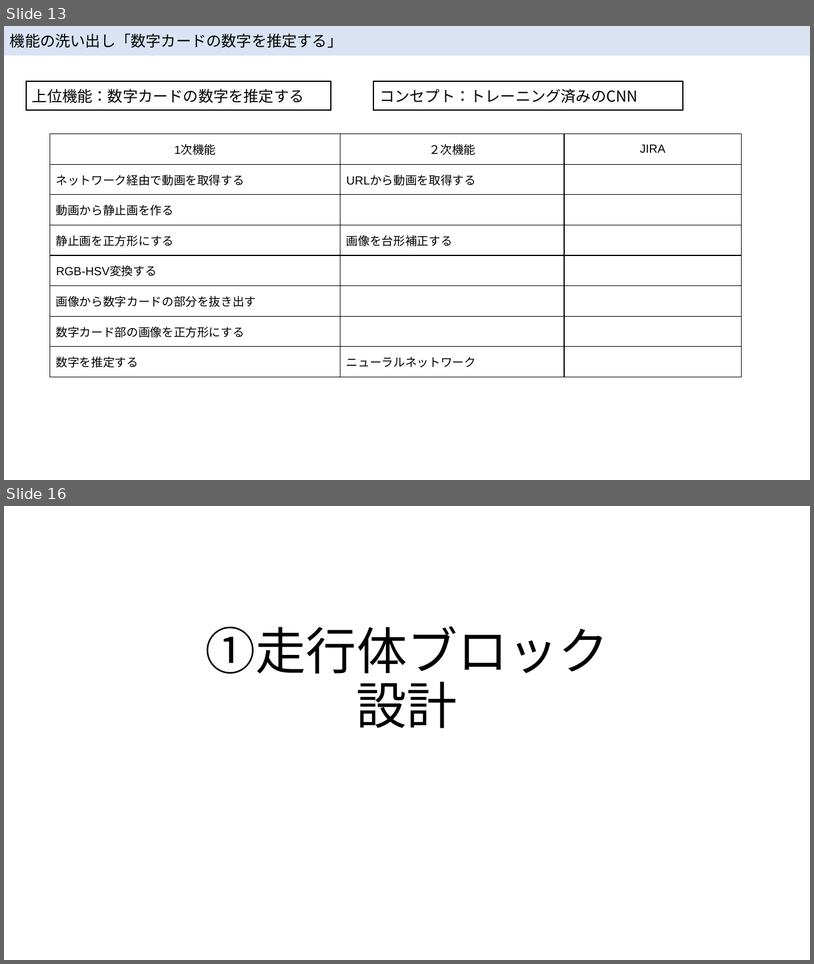
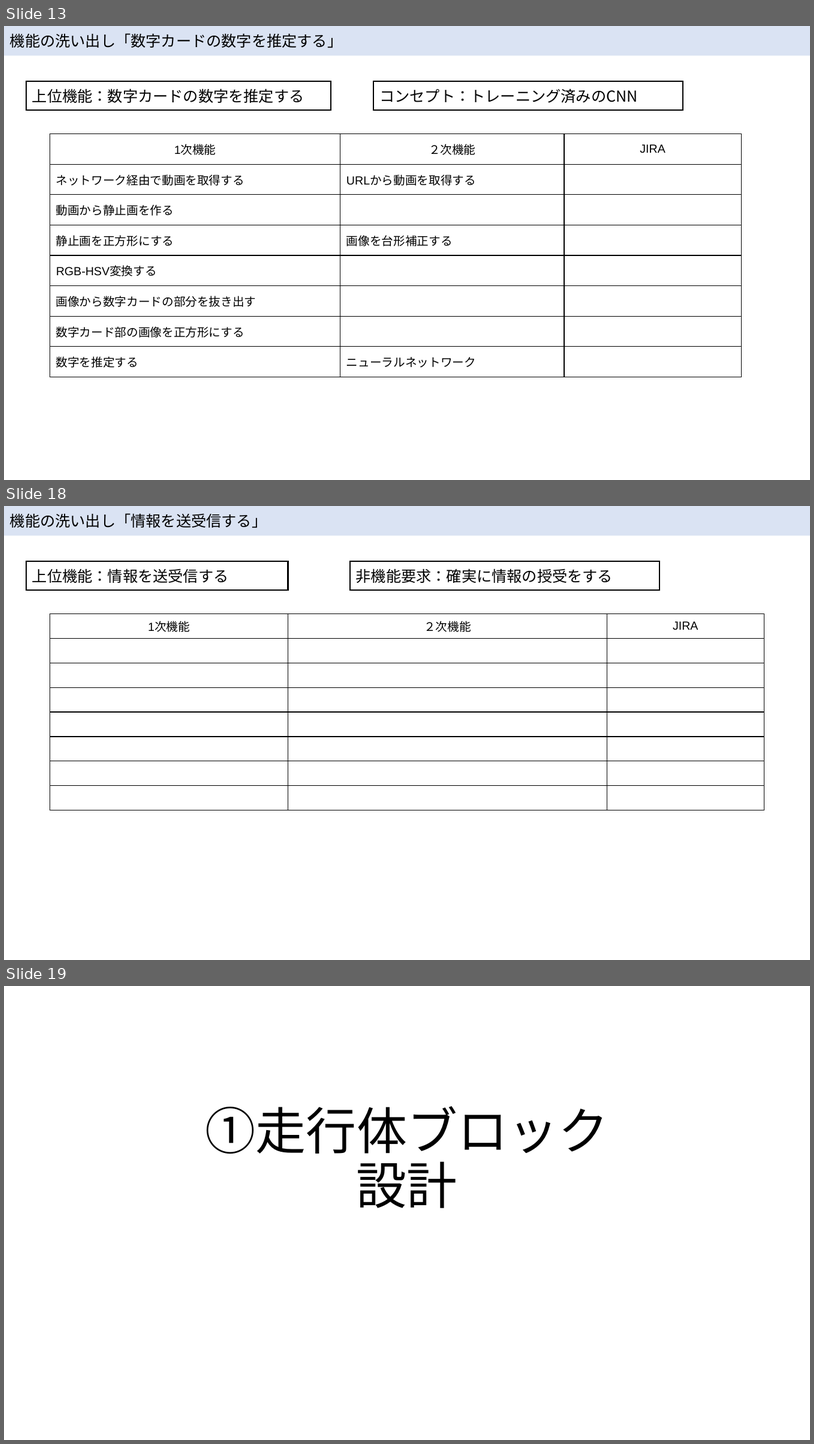
Before and after one commit to McRobo2019/ET_Robo_2019, a slide deck: Documents/hirojiren_設計ノート.pptx. Shown one above the other, each under a label of ours: slides 13 and 16 before the commit, slides 13, 18 and 19 after it; the slides between them are not shown. The pictures are 814x964 and 814x1444 pixels, drawn with LibreOffice and Linux fonts; fonts in the diff are those of the drawing. Boxes give left, top, right and bottom in pixels: in the first picture for what was removed or moved away, otherwise in the second. Text is boxed around its words. In the diff, an @@ line names an element or a change of style, - is before the commit and + after.

Commit message:
KP-135 機能の洗い出し

```diff
--- a/Documents/hirojiren_設計ノート.pptx
+++ b/Documents/hirojiren_設計ノート.pptx
@@ slide 18 added at [4,506,810,960], background #FFFFFF @@
@@ rectangle added at [4,506,810,535], fill #DAE3F3, 18 pt, text #000000 @@
+機能の洗い出し「情報を送受信する」
@@ rectangle added at [26,562,288,590], fill #FFFFFF, outline #000000 1.5 pt, 18 pt, text #000000 @@
+上位機能：情報を送受信する
@@ rectangle added at [350,562,660,590], fill #FFFFFF, outline #000000 1.5 pt, 18 pt, text #000000 @@
+非機能要求：確実に情報の授受をする
@@ table added at [50,613,765,810], 8 rows, 3 columns @@
+1次機能 | ２次機能 | JIRA
+ |  | 
+ |  | 
+ |  | 
+ |  | 
+ |  | 
+ |  | 
+ |  | 
@@ what was slide 16 is now slide 19 @@
```
Also in this commit, not shown: 3 slides changed, 2 other slides added.
